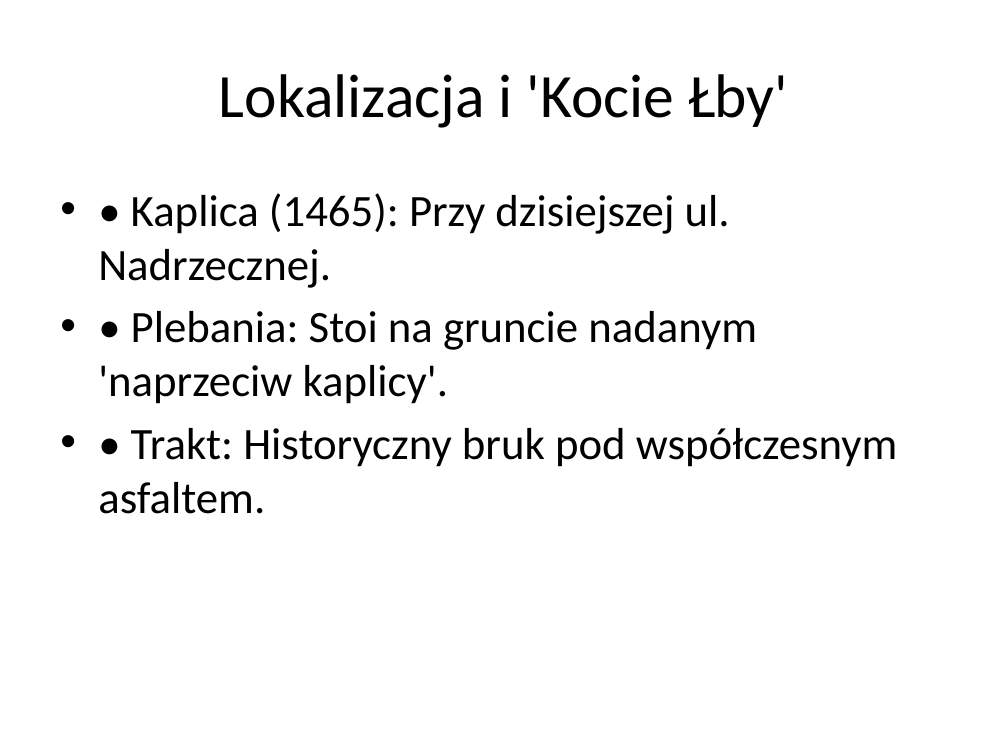
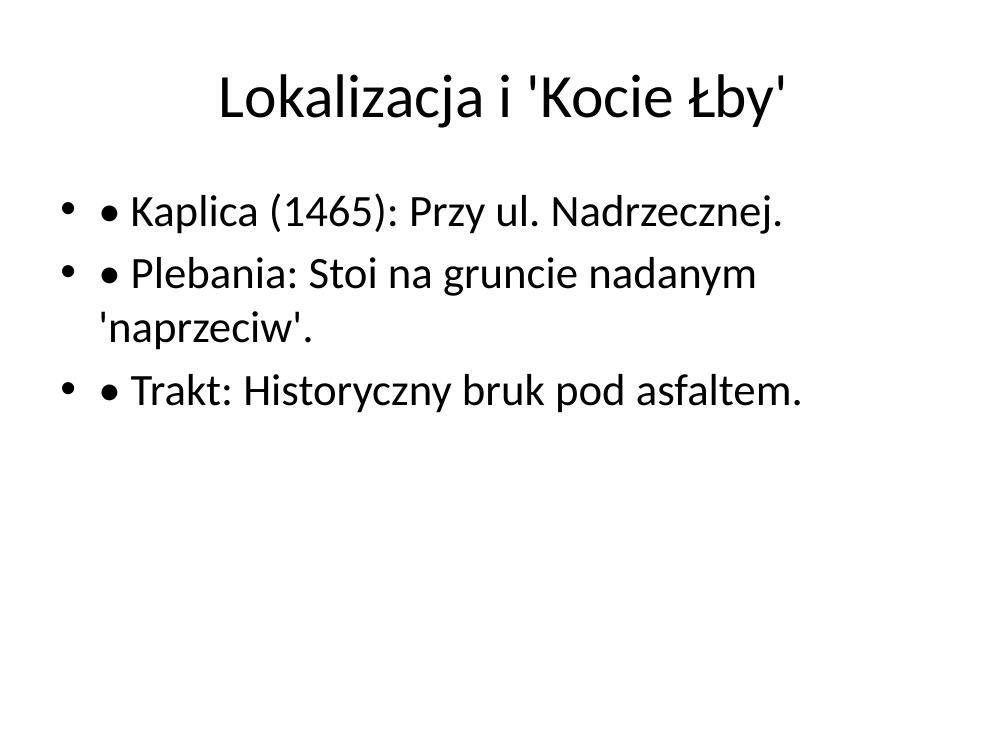
Before and after one commit to lindi2k23-eng/pustel, a slide deck: slide 5 of Analiza_Historyczno-Badawcza_Najnowszego Pustelnika170520266.pptx. Drawn at 1008x756 pixels with LibreOffice and Linux fonts; fonts in the diff are those of the drawing. Boxes give left, top, right and bottom in pixels: in the first picture for what was removed or moved away, otherwise in the second. Text is boxed around its words. In the diff, an @@ line names an element or a change of style, - is before the commit and + after.

```diff
--- a/Analiza_Historyczno-Badawcza_Najnowszego Pustelnika170520266.pptx
+++ b/Analiza_Historyczno-Badawcza_Najnowszego Pustelnika170520266.pptx
@@ text at <box>98,193,803,413</box>: text changed @@
-• • Kaplica (1465): Przy dzisiejszej ul. Nadrzecznej.
-• • Plebania: Stoi na gruncie nadanym 'naprzeciw kaplicy'.
-• • Trakt: Historyczny bruk pod współczesnym asfaltem.
+• • Kaplica (1465): Przy ul. Nadrzecznej.
+• • Plebania: Stoi na gruncie nadanym 'naprzeciw'.
+• • Trakt: Historyczny bruk pod asfaltem.
```
Also in this commit, not shown: 3 other slides changed, 1 slide added, 2 slides removed, 2 other files.
